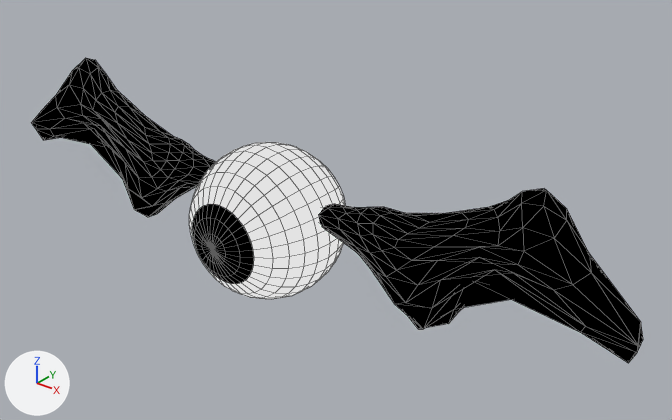
Before and after pictures for a commit that changed the Blender file Assets/Models/FINAL_bat.blend.
Before and after are seen from a 50 mm lens placed at (7.31, -7.77, 5.3), pointed at (0.68, 0.52, 0.16). Arrows for +X, +Y and +Z are at lower left; the lights stay in place. The older version comes first. Mesh edges are drawn as thin lines.

The scene before the commit, as lines of its bpy script (objects in view):
```python
mat_baked_001 = bpy.data.materials.new('baked.001')
mat_baked_001.use_nodes = True; mat_baked_001.node_tree.nodes.clear()
_N = mat_baked_001.node_tree.nodes; _L = mat_baked_001.node_tree.links
n0 = _N.new('ShaderNodeOutputMaterial'); n0.name = 'Material Output'
n1 = _N.new('ShaderNodeTexImage'); n1.name = 'Image Texture'
n1.image = img_bat_baked
_L.new(n1.outputs[0], n0.inputs[0])  # 'Color' to 'Surface'
me_icosphere_002 = bpy.data.meshes.new('Icosphere.002')
me_icosphere_002.from_pydata(...)  # 806 vertices, 1152 faces; spans x -4.03..8.48, y -1.45..1.23, z -1.85..3.5
me_icosphere_002.materials.append(mat_baked_001)
ob_icosphere_003 = bpy.data.objects.new('Icosphere.003', me_icosphere_002)
ob_icosphere_003.location = (-1.69, 0.01, 0.37)
ob_icosphere_003.rotation_euler = (0.031, 0.308, 0.0428)  # degrees (1.8, 18, 2.5)
ob_icosphere_003.scale = (0.746, 0.746, 0.746)
```
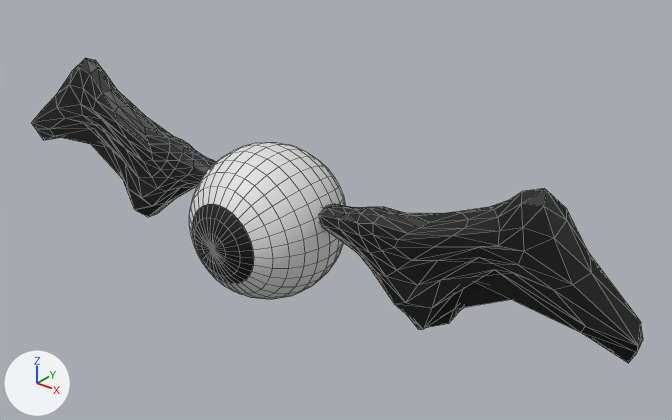
Boxes [x1, y1, x2, y2] around the edits, measured in the pictures (672 x 420 px):
'Icosphere.003', recoloured: [31, 58, 643, 363] in both

What changed in the scene script:
```text
Change mat_baked_001:
    where n1 = _N.new('ShaderNodeTexImage'); n1.name = 'Image Texture'
    where n0 = _N.new('ShaderNodeOutputMaterial'); n0.name = 'Material Output'
    remove _L.new(n1.outputs[0], n0.inputs[0])  # 'Color' to 'Surface'
    add n2 = _N.new('ShaderNodeBsdfPrincipled'); n2.name = 'Principled BSDF'
    add _L.new(n2.outputs[0], n0.inputs[0])  # 'BSDF' to 'Surface'
    add _L.new(n1.outputs[0], n2.inputs[0])  # 'Color' to 'Base Color'
```
